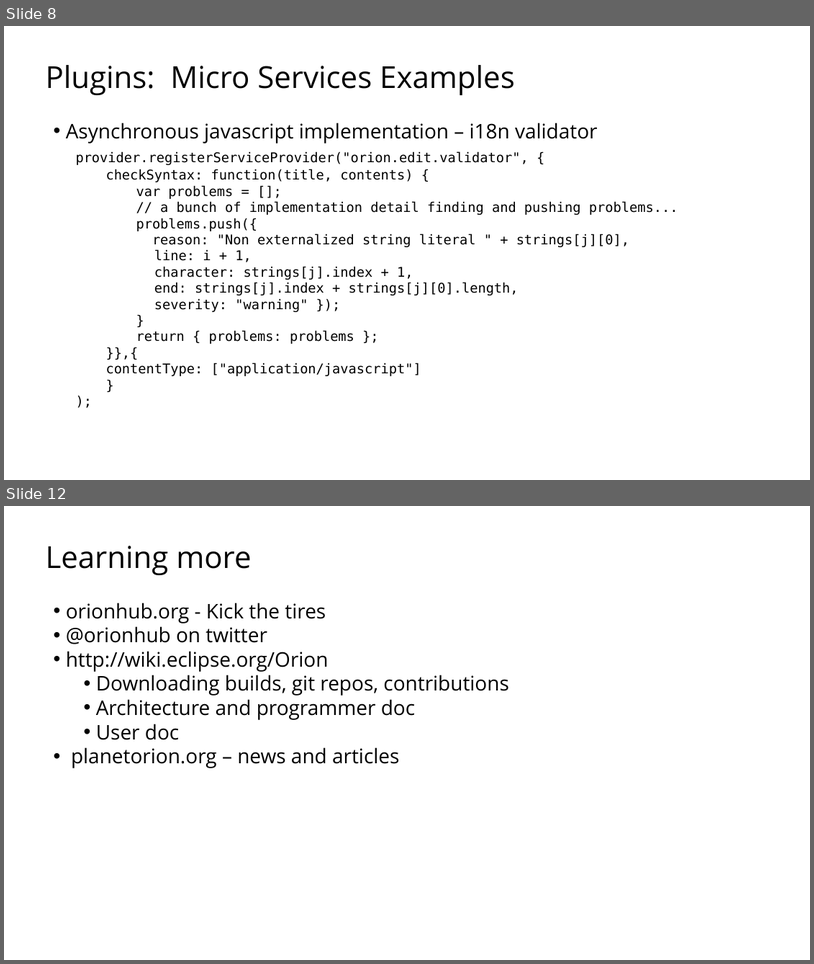
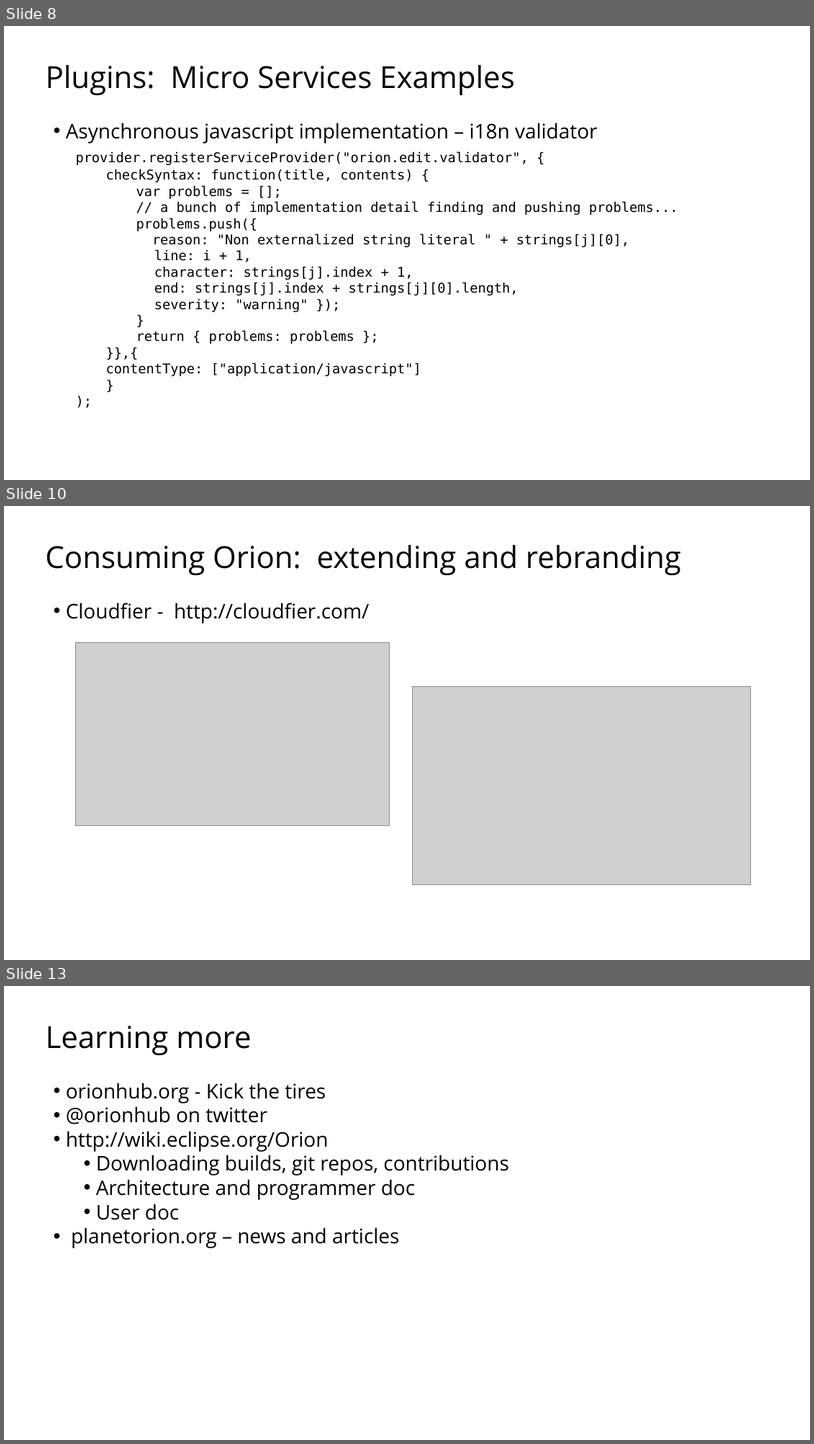
Before and after one commit to sfmccourt/oscon, a slide deck: osconorion.odp. Shown one above the other, each under a label of ours: slides 8 and 12 before the commit, slides 8, 10 and 13 after it; the slides between them are not shown. The pictures are 814x964 and 814x1444 pixels, drawn with LibreOffice and Linux fonts; fonts in the diff are those of the drawing; grey boxes stand for pictures; background and template pictures are left out. Boxes give left, top, right and bottom in pixels: in the first picture for what was removed or moved away, otherwise in the second. Text is boxed around its words. In the diff, an @@ line names an element or a change of style, - is before the commit and + after.

```diff
--- a/osconorion.odp
+++ b/osconorion.odp
@@ slide 10 added at (x1=4, y1=506, x2=810, y2=960), background picture (left out) @@
@@ text added at (x1=45, y1=545, x2=682, y2=623), 72 pt, text #000000 @@
+Consuming Orion: extending and rebranding
+  • Cloudfier - http://cloudfier.com/
@@ picture added at (x1=75, y1=642, x2=390, y2=826) @@
@@ picture added at (x1=412, y1=687, x2=751, y2=884) @@
@@ what was slide 12 is now slide 13 @@
```
Also in this commit, not shown: 2 slides changed, 1 other slide added, 1 slide removed, 1 other file.
